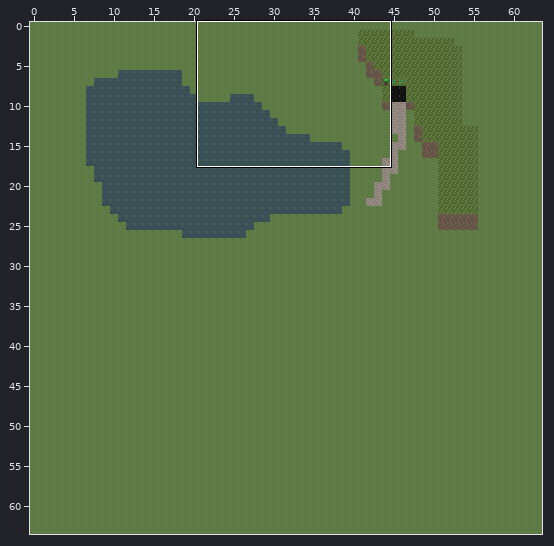
Two states of a Tiled map, bin/resources/map/overworld.tmx. The first picture is a wide view before the edit; the outline marks the close-up.
Close-up. As it was:
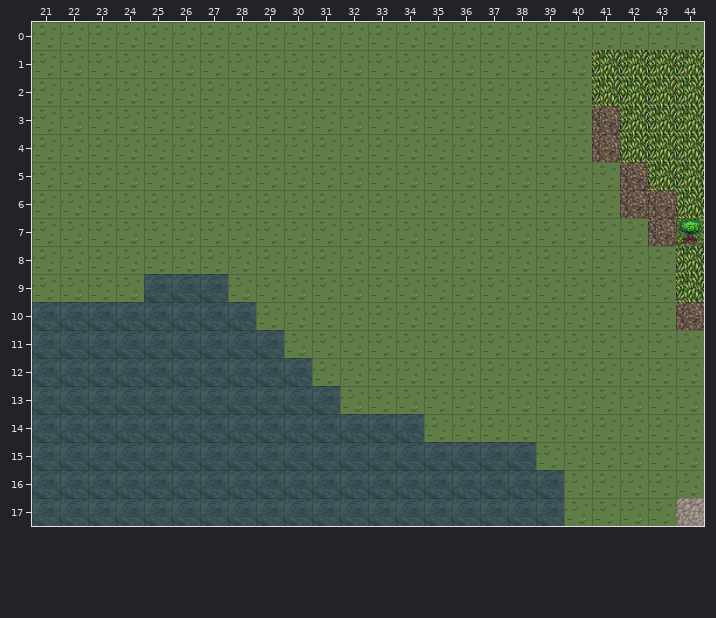
Cells are 64x64 px. Shown: x 21..44, y 0..17. The commit also changed other parts of the map, which this record leaves out.
After:
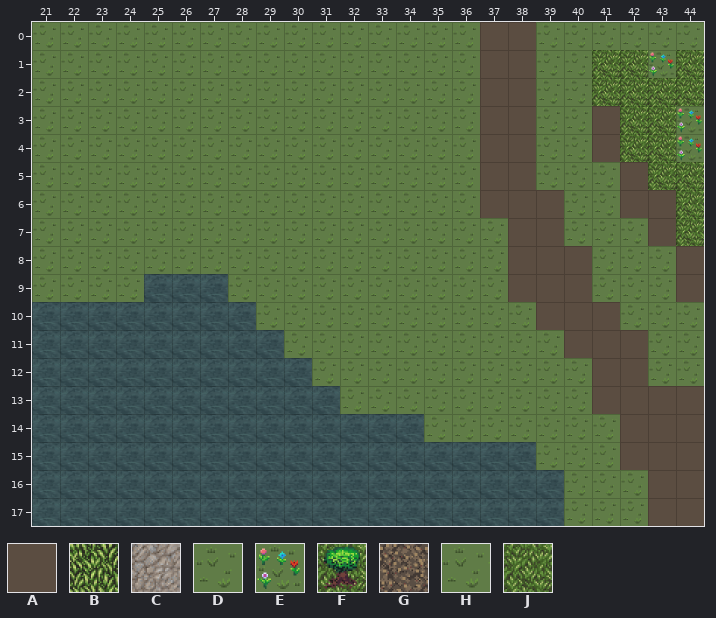
Key: from "overworld": A 1, B 3, C 4, D 8, E 10, F 11, G 13, H 19, J 36.
_ is an empty cell.
Diff:
{"where": "layer \"Ground\""}
{"y":0,"x":37,"old":"HH","new":"AA"}
{"y":1,"x":37,"old":"HH","new":"AA"}
{"y":1,"x":41,"old":"BBBB","new":"JJEJ"}
{"y":2,"x":37,"old":"HH","new":"AA"}
{"y":2,"x":41,"old":"BBBB","new":"JJJJ"}
{"y":3,"x":37,"old":"HH","new":"AA"}
{"y":3,"x":41,"old":"GBBB","new":"AJJE"}
{"y":4,"x":37,"old":"HH","new":"AA"}
{"y":4,"x":41,"old":"GBBB","new":"AJJE"}
{"y":5,"x":37,"old":"HH","new":"AA"}
{"y":5,"x":42,"old":"GBB","new":"AJJ"}
{"y":6,"x":37,"old":"HHH","new":"AAA"}
{"y":6,"x":42,"old":"GGB","new":"AAJ"}
{"y":7,"x":38,"old":"HH","new":"AA"}
{"y":7,"x":43,"old":"GF","new":"AJ"}
{"y":8,"x":38,"old":"HHH","new":"AAA"}
{"y":8,"x":44,"old":"B","new":"A"}
{"y":9,"x":38,"old":"HHH","new":"AAA"}
{"y":9,"x":44,"old":"B","new":"A"}
{"y":10,"x":39,"old":"HHH","new":"AAA"}
{"y":10,"x":44,"old":"G","new":"D"}
{"y":11,"x":40,"old":"HHH","new":"AAA"}
{"y":12,"x":41,"old":"HH","new":"AA"}
{"y":13,"x":41,"old":"HHHH","new":"AAAA"}
{"y":14,"x":42,"old":"HHH","new":"AAA"}
{"y":15,"x":42,"old":"HHH","new":"AAA"}
{"y":16,"x":43,"old":"HH","new":"AA"}
{"y":17,"x":43,"old":"HC","new":"AA"}
